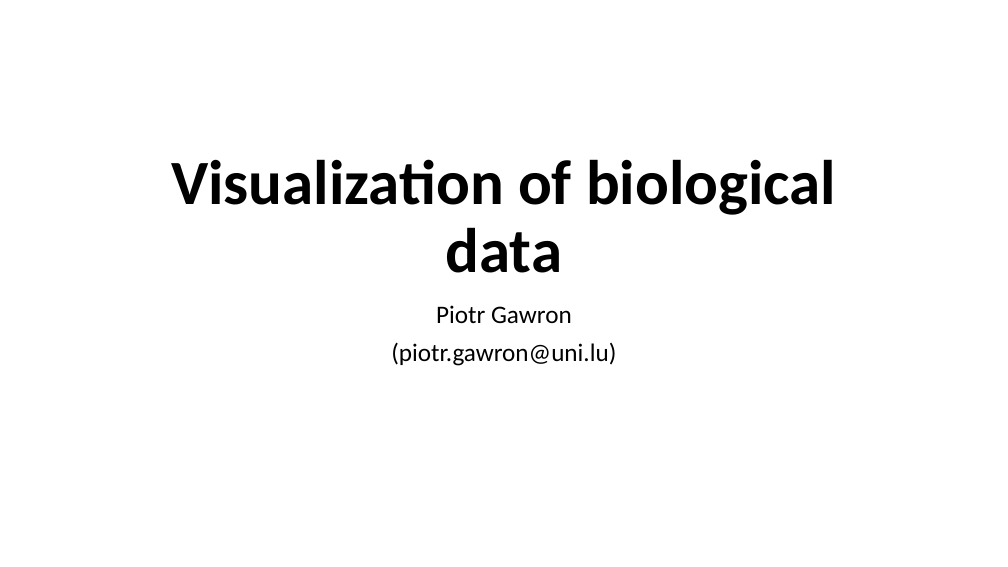
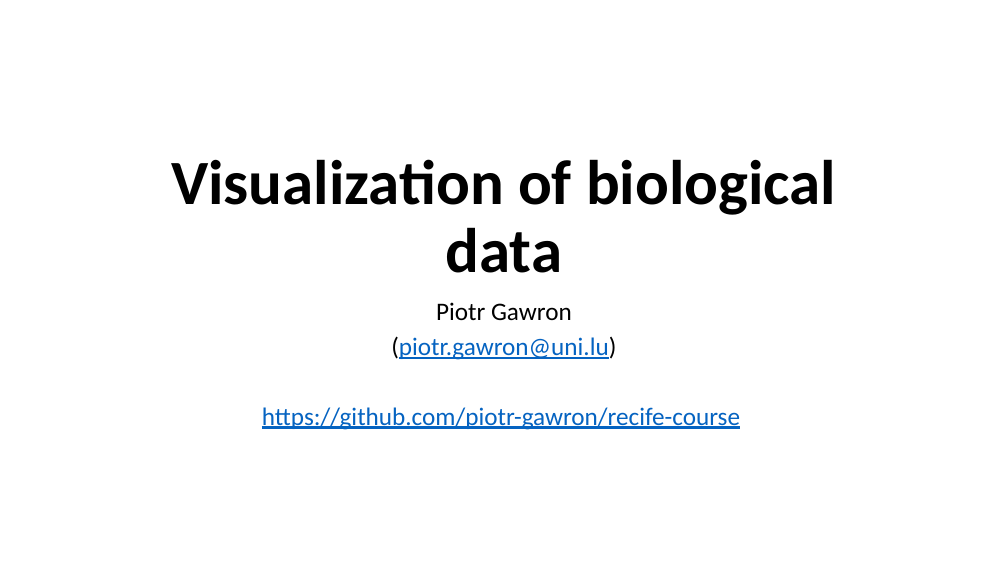
Before and after one commit to piotr-gawron/recife-course, a slide deck: slide 1 of Visualization of biological data.pptx. Drawn at 1008x567 pixels with LibreOffice and Linux fonts; fonts in the diff are those of the drawing. Boxes give left, top, right and bottom in pixels: in the first picture for what was removed or moved away, otherwise in the second. Text is boxed around its words. In the diff, an @@ line names an element or a change of style, - is before the commit and + after.

```diff
--- a/Visualization of biological data.pptx
+++ b/Visualization of biological data.pptx
@@ subtitle at [391, 302, 616, 360]: text colour #000000 to #0563C1, underline on in "(piotr.gawron@uni.lu)"; line spacing 0.9 to 0.8 @@
@@ subtitle at [262, 407, 740, 430]: paragraph added @@
+https://github.com/piotr-gawron/recife-course
```
Also in this commit, not shown: 1 other slide changed.
